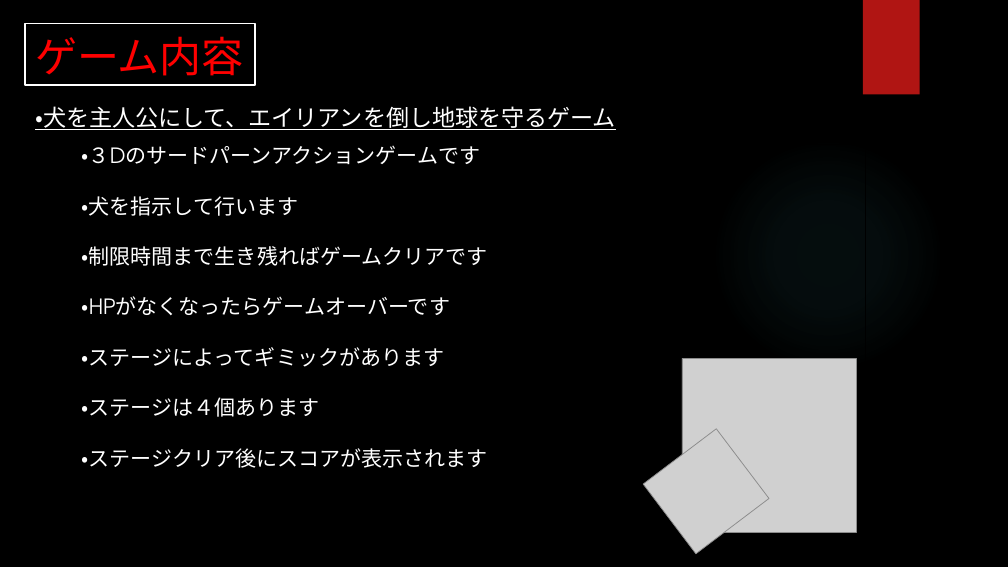
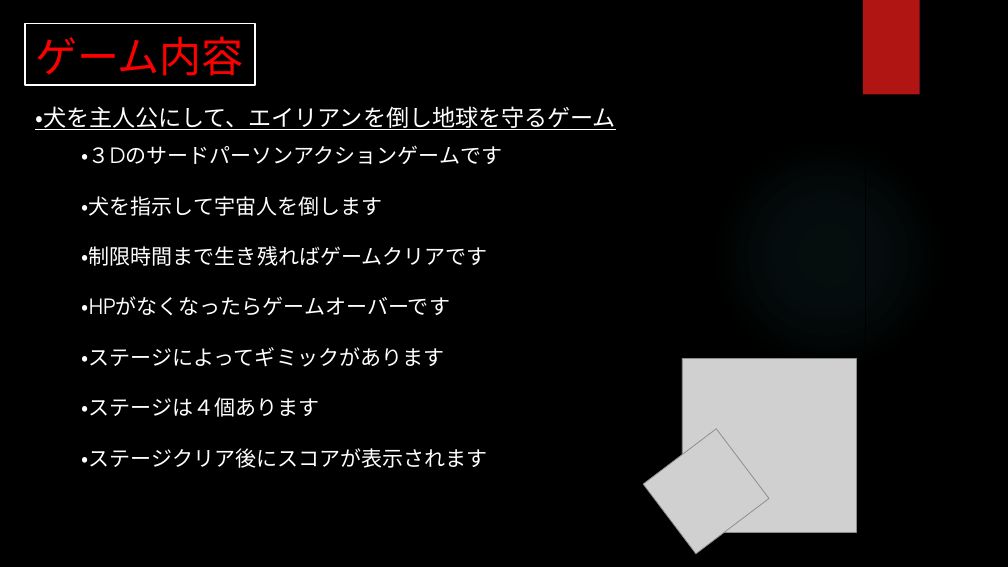
Before and after one commit to aporo1219/CreateDOG, a slide deck: slide 3 of ゲーム制作企画書.pptx. Drawn at 1008x567 pixels with LibreOffice and Linux fonts; fonts in the diff are those of the drawing; grey boxes stand for pictures; background and template pictures are left out. Boxes give left, top, right and bottom in pixels: in the first picture for what was removed or moved away, otherwise in the second. Text is boxed around its words. In the diff, an @@ line names an element or a change of style, - is before the commit and + after.

```diff
--- a/ゲーム制作企画書.pptx
+++ b/ゲーム制作企画書.pptx
@@ rectangle: place and size @@
-rectangle at (28, 144, 866, 538)
+rectangle at (28, 135, 866, 529)
@@ text at (82, 145, 503, 216): text changed @@
-・３Dのサードパーンアクションゲームです
-・犬を指示して行います
+・３Dのサードパーソンアクションゲームです
+・犬を指示して宇宙人を倒します
```
Also in this commit, not shown: 3 other slides changed, 2 other files.
